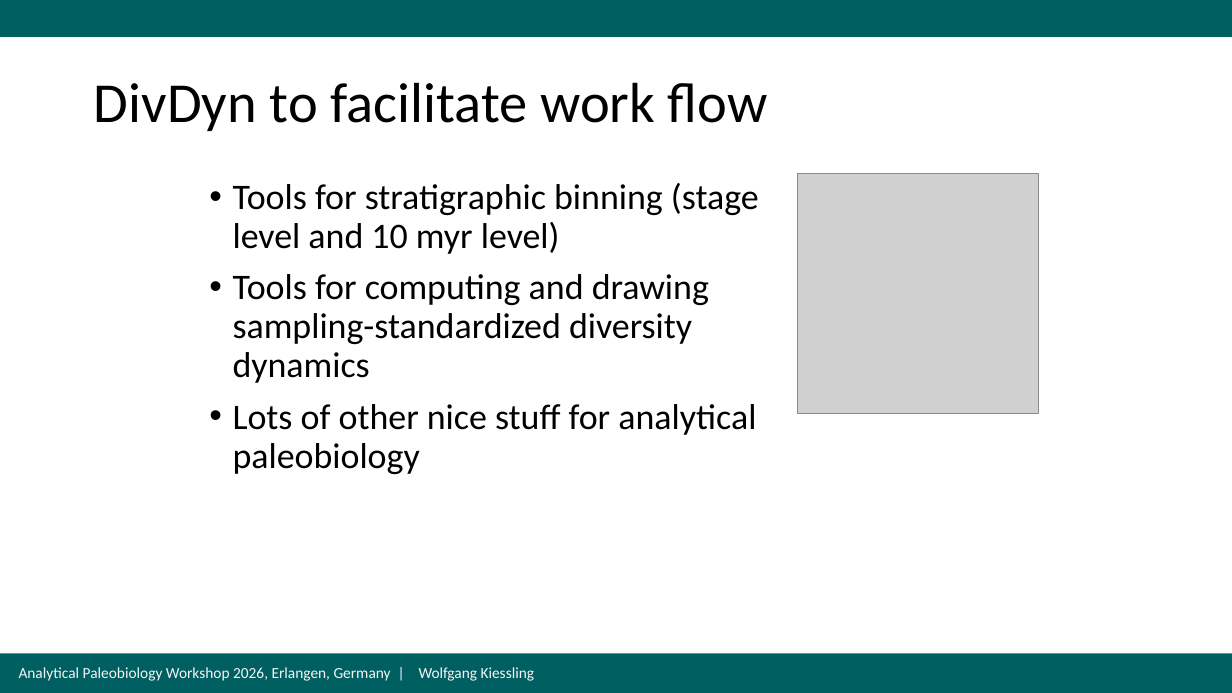
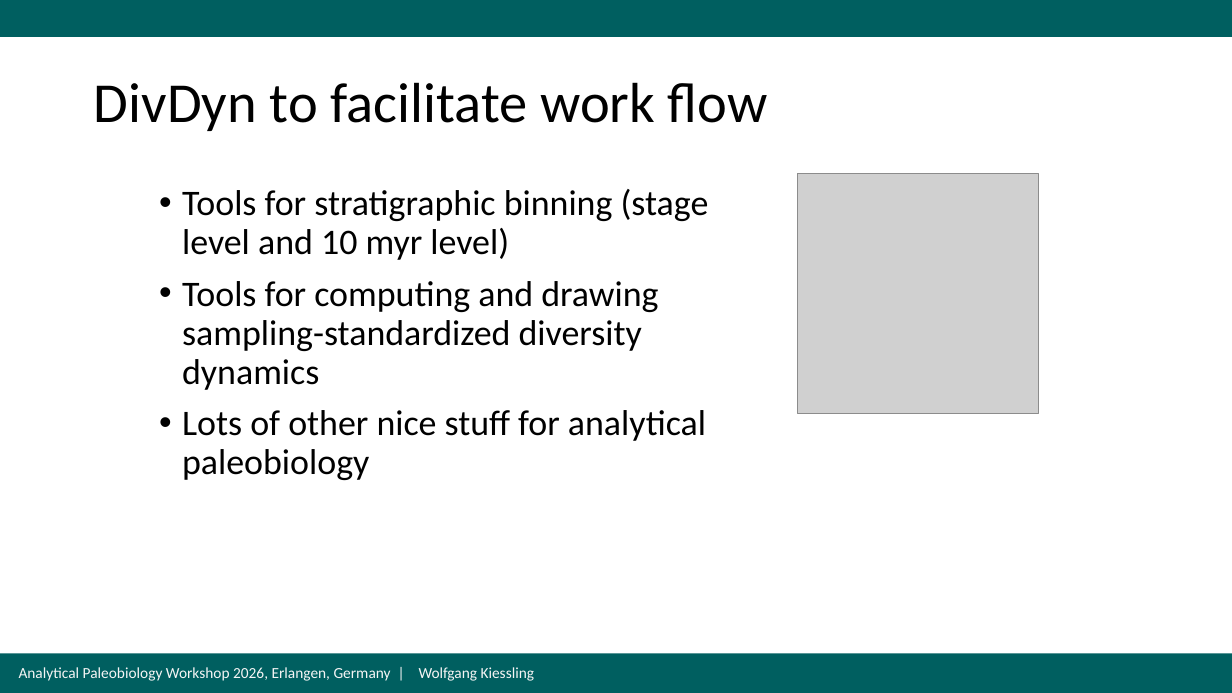
Before and after one commit to FAU-Paleo/apw_2026, a slide deck: slide 64 of docs/data/paleodiversity/Day3_Wolfgang/GlobalDiversity2026.pptx (slide 60 before the commit). Drawn at 1232x693 pixels with LibreOffice and Linux fonts; fonts in the diff are those of the drawing; grey boxes stand for pictures. Boxes give left, top, right and bottom in pixels: in the first picture for what was removed or moved away, otherwise in the second. Text is boxed around its words. In the diff, an @@ line names an element or a change of style, - is before the commit and + after.

```diff
--- a/docs/data/paleodiversity/Day3_Wolfgang/GlobalDiversity2026.pptx
+++ b/docs/data/paleodiversity/Day3_Wolfgang/GlobalDiversity2026.pptx
@@ text "Tools for stratigraphic binning (stage ..." moved from (x1=233, y1=183, x2=759, y2=474) to (x1=182, y1=189, x2=709, y2=480) @@
```
Also in this commit, not shown: 6 other slides changed, 5 slides added.
